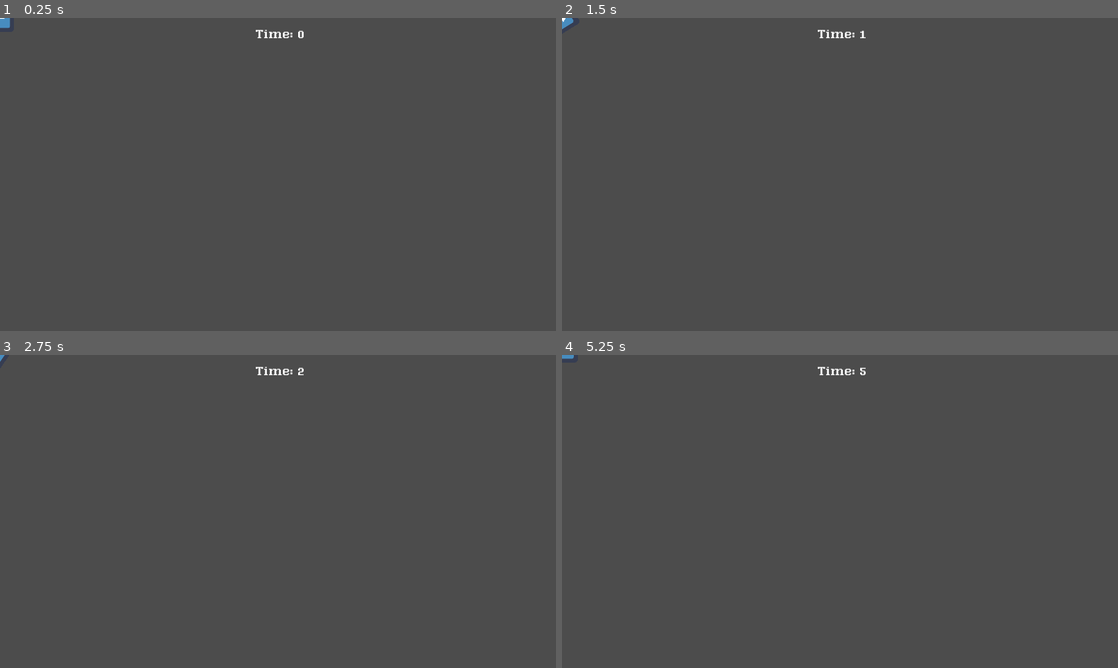
Above: before the commit, frames 1-4 (two rows, left to right).
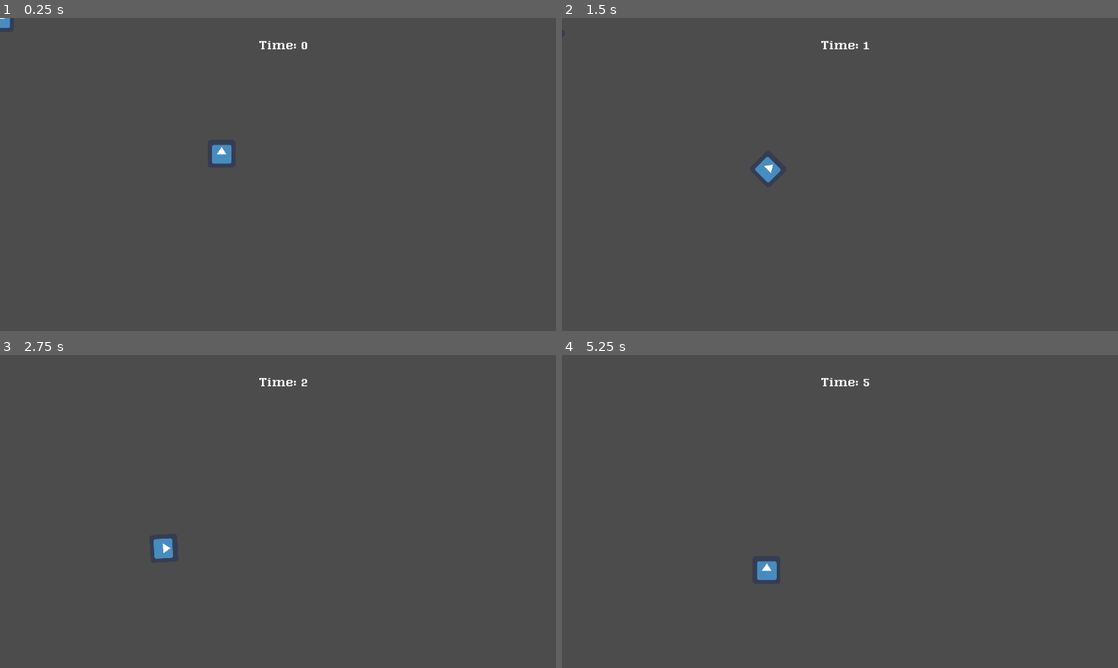
Above: after the commit, the same moments.

Repository: EmilBert/Harvest
Game: Godot game, scene res://World.tscn
Same seed, same stepped clock (60 frames per second), same inputs: the game is played once before the commit and once after it. The engine's default icon, where the game draws it, is replaced by a stand-in: a white triangle on a blue panel in a dark square.
Inputs:
- Up to frame 1 (0.25 s): no input
- Up to frame 2 (1.5 s): tap Enter at 0.5 s; hold Right (ui_right) 0.53-1.28 s; hold Down (ui_down) from 1.28 s (still down)
- Up to frame 3 (2.75 s): release Down (ui_down) at 2.03 s; hold Right (ui_right) from 2.03 s (still down)
- Up to frame 4 (5.25 s): release Right (ui_right) at 2.78 s; hold Up (ui_up) 2.78-3.53 s; hold Left (ui_left) 3.53-5.03 s; hold Down (ui_down) from 5.03 s (still down)

The runs differ from the first frame. In frame 1, 0.4% of the frame differs, in the area x 38-56%, y 3-47%; in frame 2, 0.5%, in the area x 0-56%, y 0-53%; in frame 3, 0.4%; in frame 4, 0.5%.

Commit message:
Auto stash before merge of "master" and "origin/master"

Diff:
--- a/Tractor.gd
+++ b/Tractor.gd
@@ -1,10 +1,10 @@
 extends KinematicBody2D
 
-const SPEED = 50
+const SPEED = 15000
 
 
-var magnitude = 0
 var rot = 0
+
 
 # Called when the node enters the scene tree for the first time.
 func _ready():
@@ -14,23 +14,24 @@
 	# Called every frame. Delta is time since last frame.
 	# Update movement vector
 
+
+	var magnitude = 0
 	var direction = Vector2(0, 0)
-
 	if Input.is_action_pressed("ui_right"): # Rotate the player rightwards
-		rotation += 1
+		rotation_degrees += 1
 		rot += 1
 	if Input.is_action_pressed("ui_left"):
-		rotation -= 1
+		rotation_degrees  -= 1
 		rot -= 1
 	if Input.is_action_pressed("ui_down"):
-		magnitude -= SPEED
+		magnitude = -SPEED
 	if Input.is_action_pressed("ui_up"):
-		magnitude += SPEED/2
+		magnitude = SPEED/2
 
 
-	direction = Vector2.UP.rotated(rotation).normalized()
+	direction = Vector2.UP.rotated(deg2rad(rot)).normalized()
 
-	var velocity = direction.rotated(rot).normalized() * magnitude * delta
+	var velocity = direction * magnitude * delta
 
 	# Apply movement
 	move_and_slide(velocity)
--- a/World.tscn
+++ b/World.tscn
@@ -8,6 +8,10 @@
 [node name="TileMap" type="TileMap" parent="."]
 format = 1
 
+[node name="Tractor" parent="." instance=ExtResource( 1 )]
+position = Vector2( 510, 312 )
+
 [node name="Timer" parent="." instance=ExtResource( 2 )]
+position = Vector2( 7, 26 )
 
 [node name="Tractor" parent="." instance=ExtResource( 1 )]
